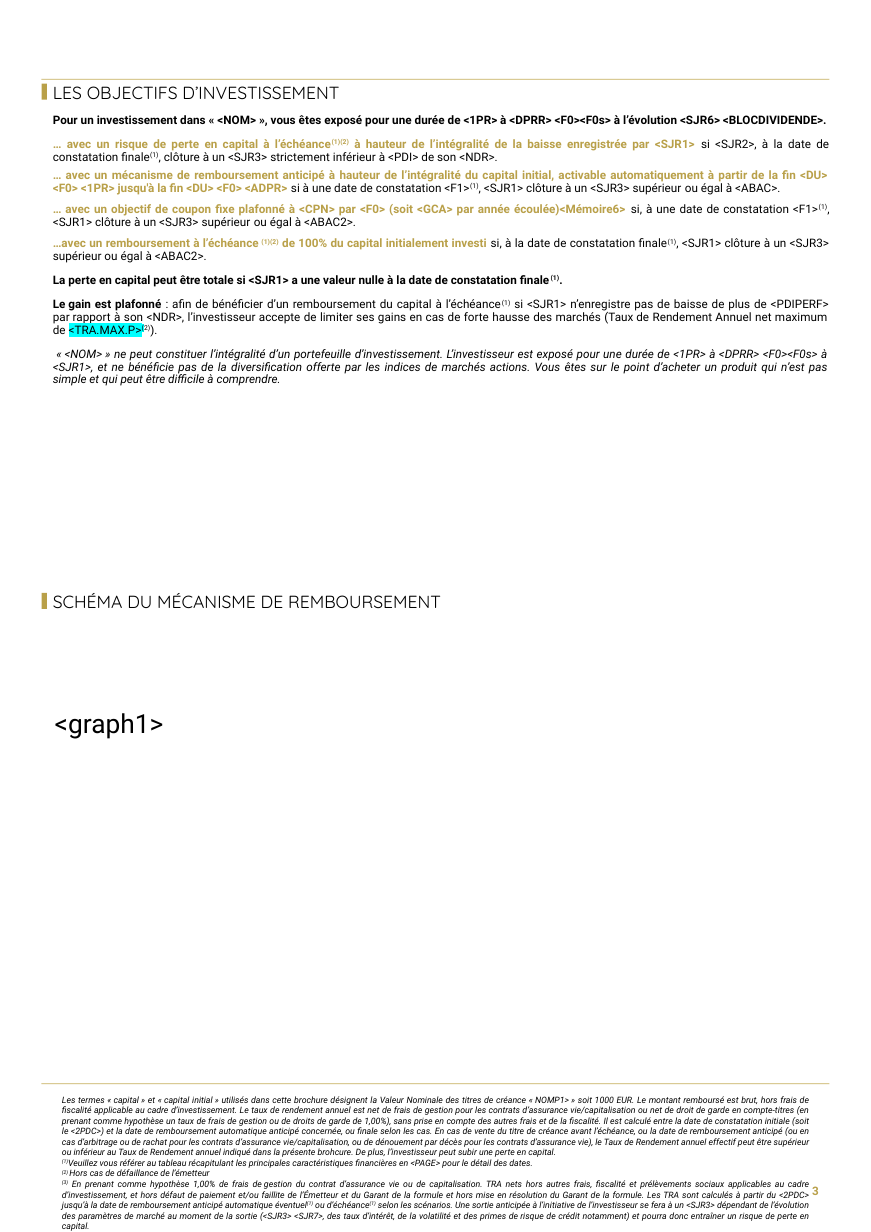
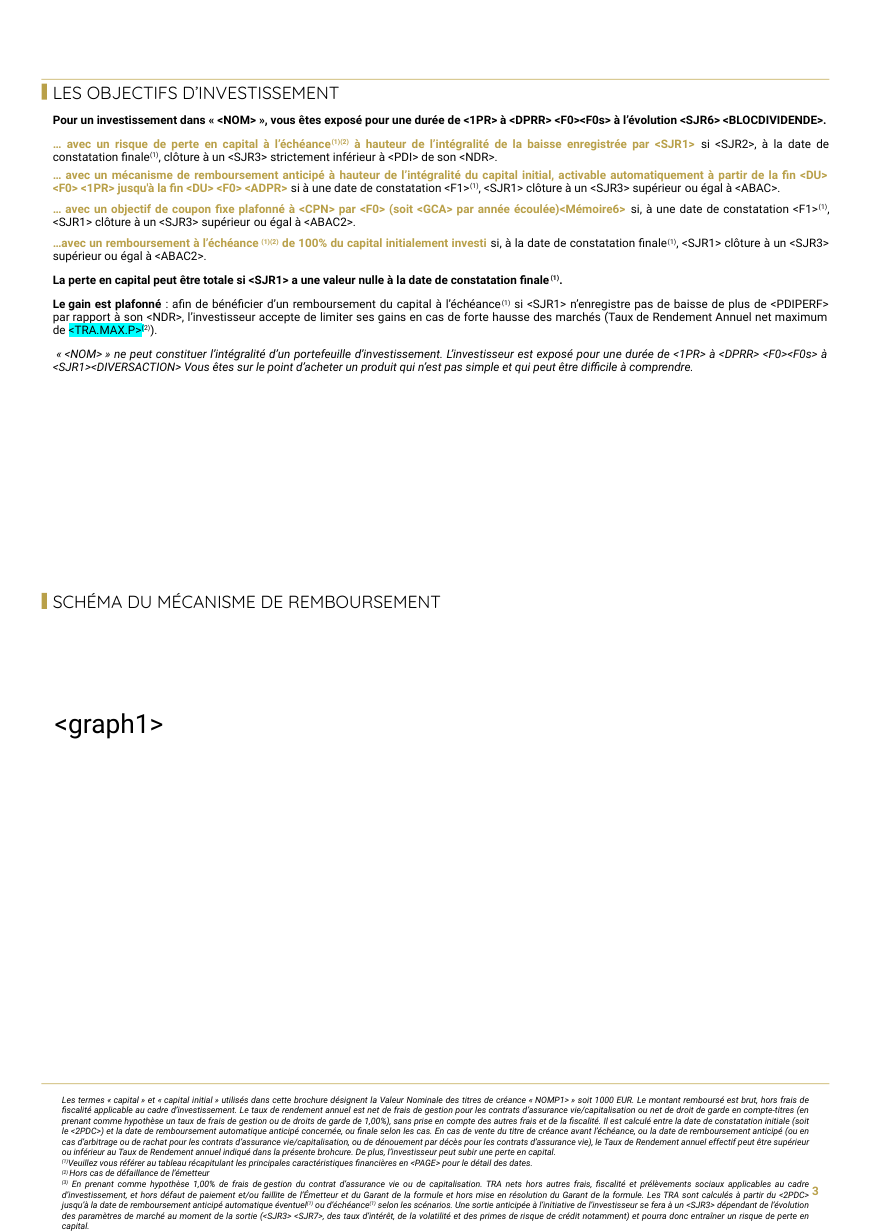
Before and after one commit to guillaumejacquin/Moulinette_Brochure_Equitim, a slide deck: slide 3 of Templates/morgan.pptx. Drawn at 871x1232 pixels with LibreOffice and Linux fonts; fonts in the diff are those of the drawing; background and template pictures are left out. Boxes give left, top, right and bottom in pixels: in the first picture for what was removed or moved away, otherwise in the second. Text is boxed around its words. In the diff, an @@ line names an element or a change of style, - is before the commit and + after.

```diff
--- a/Templates/morgan.pptx
+++ b/Templates/morgan.pptx
@@ text at (53, 349, 827, 374): text changed @@
-  « <NOM> » ne peut constituer l’intégralité d’un portefeuille d’investissement. L’investisseur est exposé pour une durée de <1PR> à <DPRR> <F0><F0s> à <SJR1>, et ne bénéficie pas de la diversification offerte par les indices de marchés actions. Vous êtes sur le point d’acheter un produit qui n’est pas simple et qui peut être difficile à comprendre.
+  « <NOM> » ne peut constituer l’intégralité d’un portefeuille d’investissement. L’investisseur est exposé pour une durée de <1PR> à <DPRR> <F0><F0s> à <SJR1><DIVERSACTION> Vous êtes sur le point d’acheter un produit qui n’est pas simple et qui peut être difficile à comprendre.
```
Also in this commit, not shown: 2 other slides changed, 23 other files.
